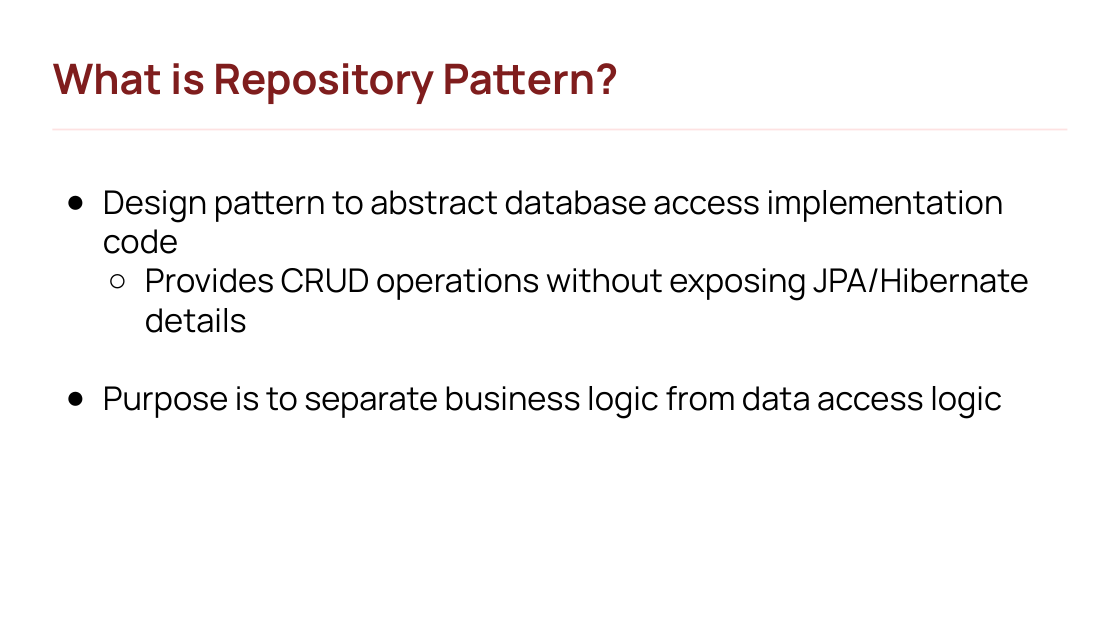
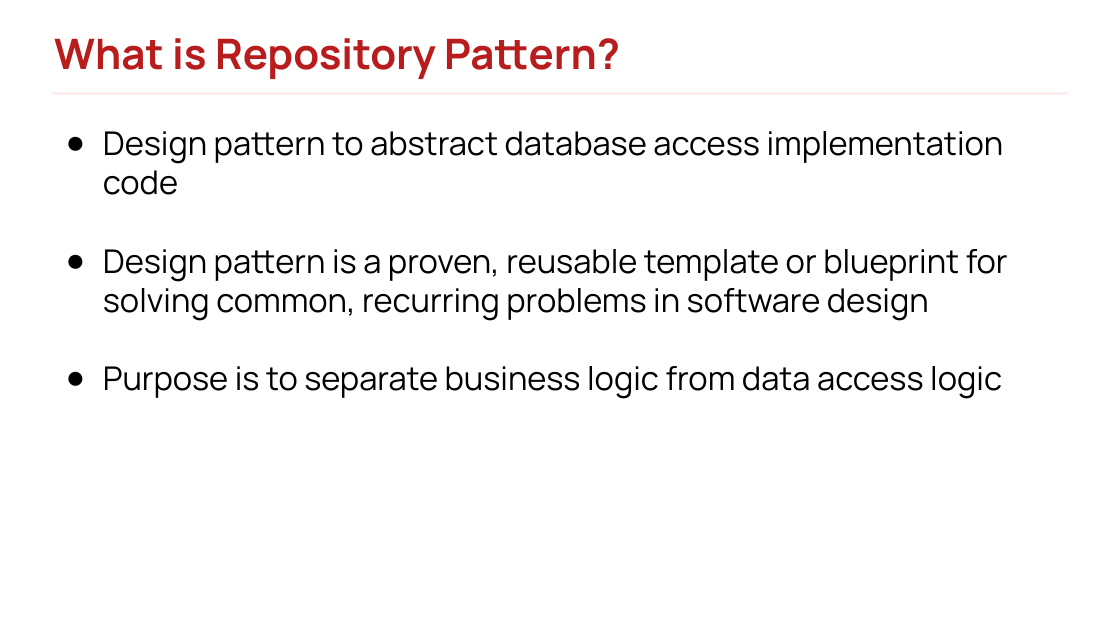
Before and after one commit to rlimosenero/rey-limosenero_java101, a slide deck: slide 156 of Java Persistence & Hibernate.pptx (slide 141 before the commit). Drawn at 1120x630 pixels with LibreOffice and Linux fonts; fonts in the diff are those of the drawing; background and template pictures are left out. Boxes give left, top, right and bottom in pixels: in the first picture for what was removed or moved away, otherwise in the second. Text is boxed around its words. In the diff, an @@ line names an element or a change of style, - is before the commit and + after.

```diff
--- a/Java Persistence & Hibernate.pptx
+++ b/Java Persistence & Hibernate.pptx
@@ text "What is Repository Pattern?": place and size @@
-text "What is Repository Pattern?" at box(53, 63, 619, 104)
+text "What is Repository Pattern?" at box(54, 38, 620, 79)
@@ text "What is Repository Pattern?" at box(54, 38, 620, 79): text colour #7F1D1D to #B91C1C @@
@@ rectangle: place and size @@
-rectangle at box(52, 129, 1067, 130)
+rectangle at box(52, 92, 1067, 94)
@@ text "Design pattern to abstract database ...": place and size @@
-text "Design pattern to abstract database ..." at box(103, 190, 1029, 419)
+text "Design pattern to abstract database ..." at box(103, 131, 1008, 399)
@@ text at box(103, 249, 1008, 321): text changed @@
-  ○ Provides CRUD operations without exposing JPA/Hibernate details
+● Design pattern is a proven, reusable template or blueprint for solving common, recurring problems in software design
```
Also in this commit, not shown: 23 other slides changed, 27 slides added, 4 slides removed.
